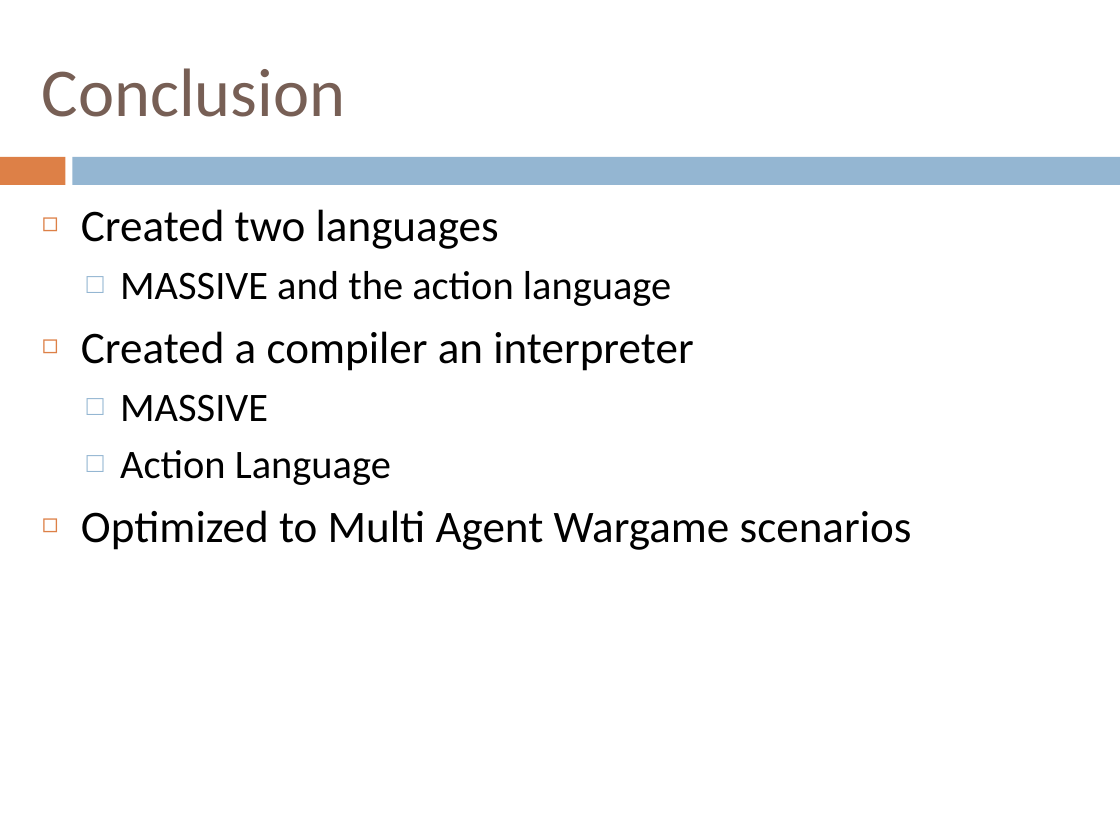
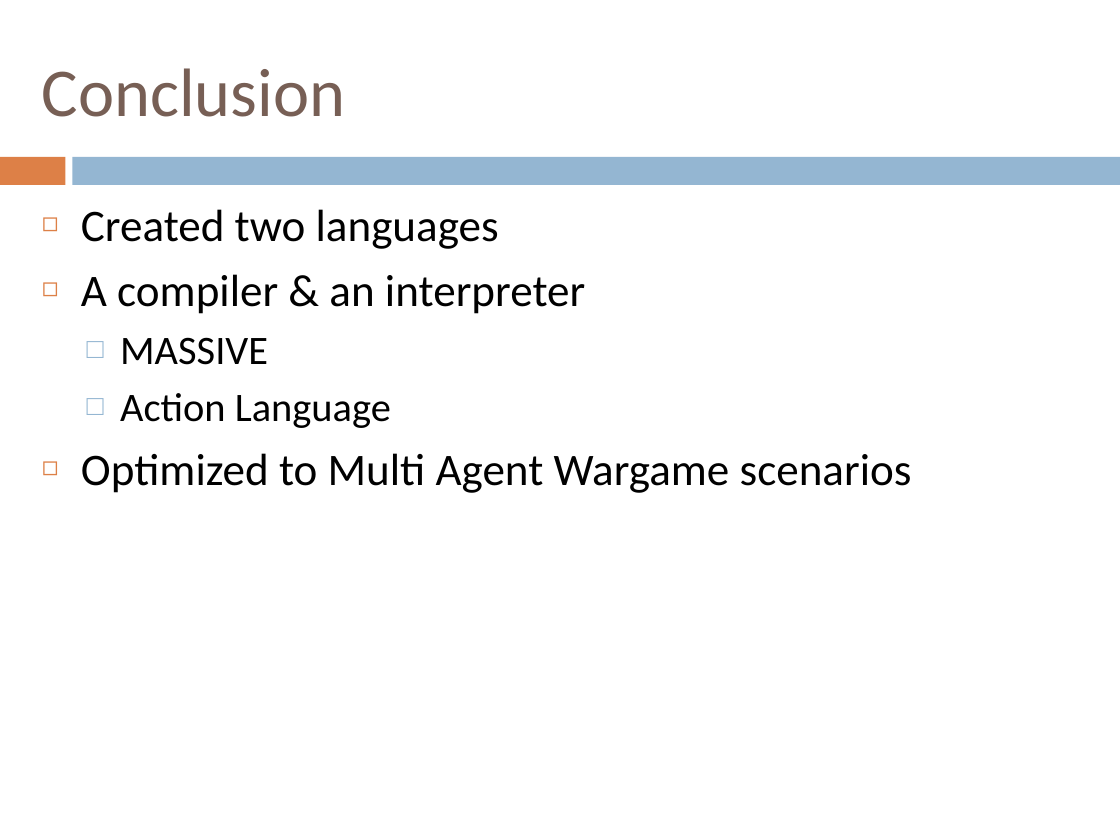
Before and after one commit to henrikklarup/sw402a, a slide deck: slide 32 of Project/præsentation/lasse.pptx. Drawn at 1120x840 pixels with LibreOffice and Linux fonts; fonts in the diff are those of the drawing. Boxes give left, top, right and bottom in pixels: in the first picture for what was removed or moved away, otherwise in the second. Text is boxed around its words. In the diff, an @@ line names an element or a change of style, - is before the commit and + after.

```diff
--- a/Project/præsentation/lasse.pptx
+++ b/Project/præsentation/lasse.pptx
@@ text at [81, 274, 585, 314]: text changed @@
-  □ MASSIVE and the action language
-◻ Created a compiler an interpreter
+◻ A compiler & an interpreter
```
Also in this commit, not shown: 1 other slide changed.
